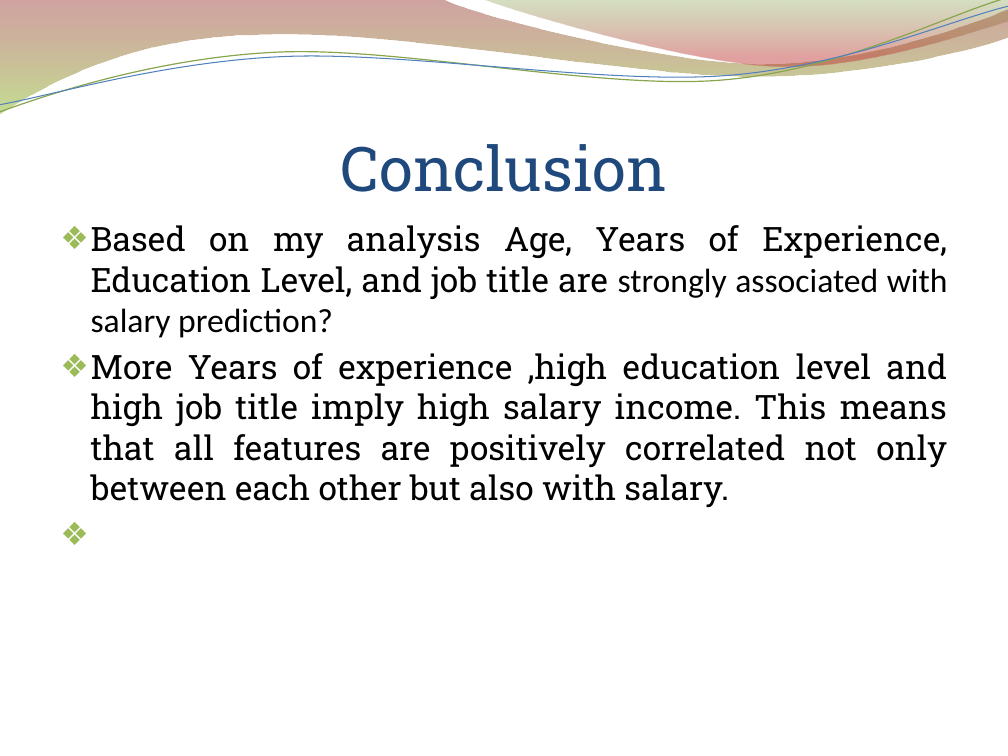
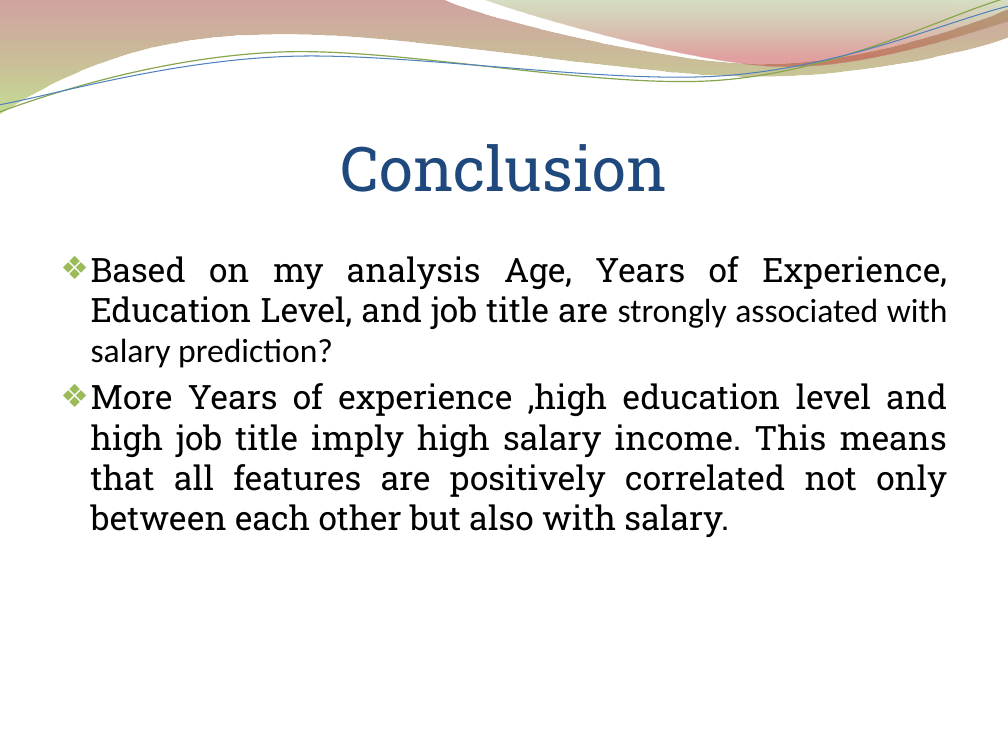
Before and after one commit to rukundeste/Python_project, a slide deck: slide 24 of Python_projet_slides.pptx. Drawn at 1008x756 pixels with LibreOffice and Linux fonts; fonts in the diff are those of the drawing; background and template pictures are left out. Boxes give left, top, right and bottom in pixels: in the first picture for what was removed or moved away, otherwise in the second. Text is boxed around its words. In the diff, an @@ line names an element or a change of style, - is before the commit and + after.

```diff
--- a/Python_projet_slides.pptx
+++ b/Python_projet_slides.pptx
@@ text "Based on my analysis Age, ...": place and size @@
-text "Based on my analysis Age, ..." at bbox=[91, 225, 948, 507]
+text "Based on my analysis Age, ..." at bbox=[91, 256, 948, 537]
```
Also in this commit, not shown: 4 other slides changed, 1 other file.
